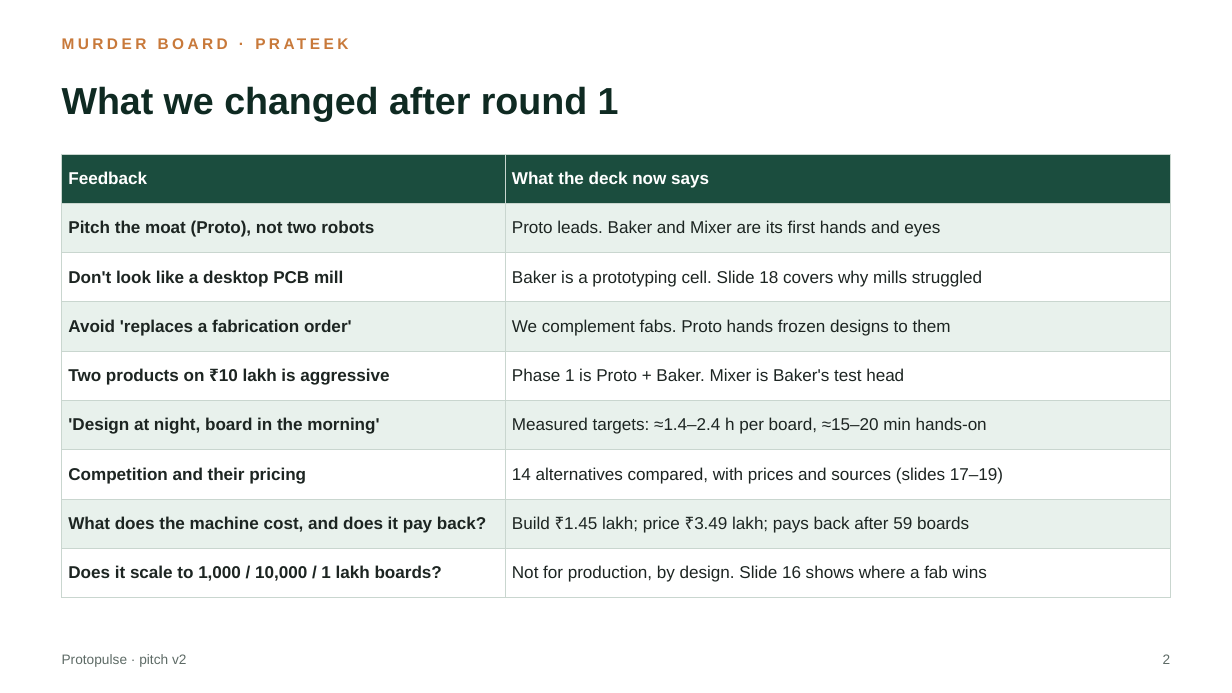
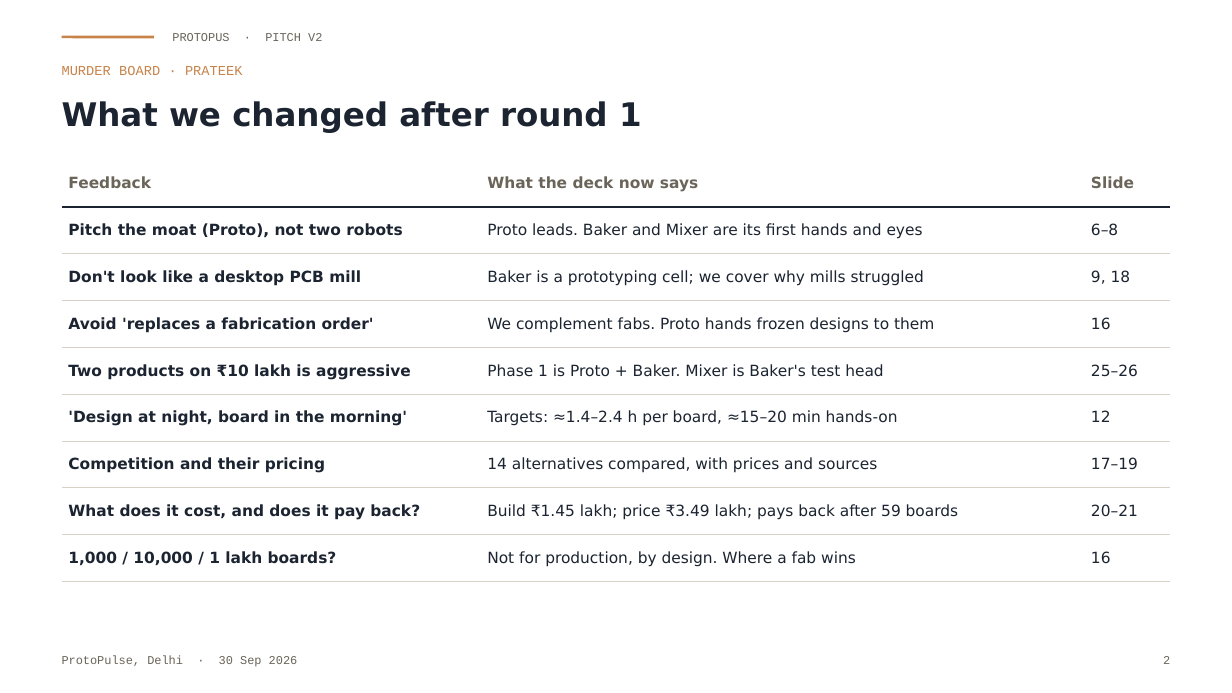
Before and after one commit to Soham-ece/nn, a slide deck: slide 2 of protopulse_murder_board/Protopulse_Pitch_v2.pptx. Drawn at 1232x693 pixels with LibreOffice and Linux fonts; fonts in the diff are those of the drawing. Boxes give left, top, right and bottom in pixels: in the first picture for what was removed or moved away, otherwise in the second. Text is boxed around its words. In the diff, an @@ line names an element or a change of style, - is before the commit and + after.

```diff
--- a/protopulse_murder_board/Protopulse_Pitch_v2.pptx
+++ b/protopulse_murder_board/Protopulse_Pitch_v2.pptx
@@ line added from (62, 37) to (154, 37), #C8834A 1.5 pt @@
@@ text at <box>172,33,322,41</box>: text changed; size 8 to 7 pt; font Arial to Courier New; text colour #5E6B66 to #6B6459 @@
-Protopulse · pitch v2
+PROTOPUS · PITCH V2
@@ text "What we changed after round ...": place and size @@
-text "What we changed after round ..." at <box>62,86,619,122</box>
+text "What we changed after round ..." at <box>62,101,642,133</box>
@@ text "What we changed after round ..." at <box>62,101,642,133</box>: size 22 to 19 pt, font Arial to DejaVu Sans, text colour #0F2A22 to #1B2430 @@
@@ text "MURDER BOARD · PRATEEK": place and size @@
-text "MURDER BOARD · PRATEEK" at <box>62,34,1170,62</box>
+text "MURDER BOARD · PRATEEK" at <box>62,66,243,75</box>
@@ text "MURDER BOARD · PRATEEK" at <box>62,66,243,75</box>: size 9 to 8 pt, font Arial to Courier New, text colour #C8793A to #C8834A, letter spacing 2 to 0 pt, bold off @@
@@ table at <box>62,160,1170,571</box> @@
-column 1: Feedback | Pitch the moat (Proto), not two robots | Don't look like a desktop PCB mill | Avoid 'replaces a fabrication order' | Two products on ₹10 lakh is aggressive | 'Design at night, board in the morning' | Competition and their pricing | What does the machine cost, and does it pay back? | Does it scale to 1,000 / 10,000 / 1 lakh boards?
-column 2: What the deck now says | Proto leads. Baker and Mixer are its first hands and eyes | Baker is a prototyping cell. Slide 18 covers why mills struggled | We complement fabs. Proto hands frozen designs to them | Phase 1 is Proto + Baker. Mixer is Baker's test head | Measured targets: ≈1.4–2.4 h per board, ≈15–20 min hands-on | 14 alternatives compared, with prices and sources (slides 17–19) | Build ₹1.45 lakh; price ₹3.49 lakh; pays back after 59 boards | Not for production, by design. Slide 16 shows where a fab wins
+column 1: Feedback | Pitch the moat (Proto), not two robots | Don't look like a desktop PCB mill | Avoid 'replaces a fabrication order' | Two products on ₹10 lakh is aggressive | 'Design at night, board in the morning' | Competition and their pricing | What does it cost, and does it pay back? | 1,000 / 10,000 / 1 lakh boards?
+column 2: What the deck now says | Proto leads. Baker and Mixer are its first hands and eyes | Baker is a prototyping cell; we cover why mills struggled | We complement fabs. Proto hands frozen designs to them | Phase 1 is Proto + Baker. Mixer is Baker's test head | Targets: ≈1.4–2.4 h per board, ≈15–20 min hands-on | 14 alternatives compared, with prices and sources | Build ₹1.45 lakh; price ₹3.49 lakh; pays back after 59 boards | Not for production, by design. Where a fab wins
+column 3: Slide | 6–8 | 9, 18 | 16 | 25–26 | 12 | 17–19 | 20–21 | 16
@@ table: place and size @@
-table at <box>62,154,1170,586</box>
+table at <box>62,160,1170,571</box>
@@ text added at <box>62,656,298,667</box>, 7 pt, text #6B6459 @@
+ProtoPulse, Delhi · 30 Sep 2026
@@ text "2" at <box>1163,656,1170,664</box>: size 8 to 7 pt, font Arial to Courier New, text colour #5E6B66 to #6B6459 @@
```
Also in this commit, not shown: 29 other slides changed.
